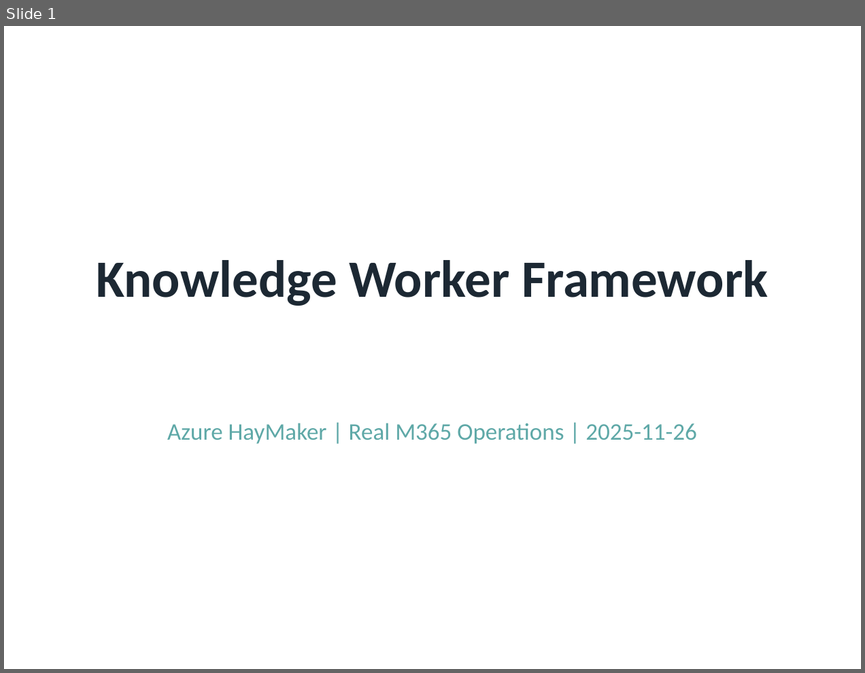
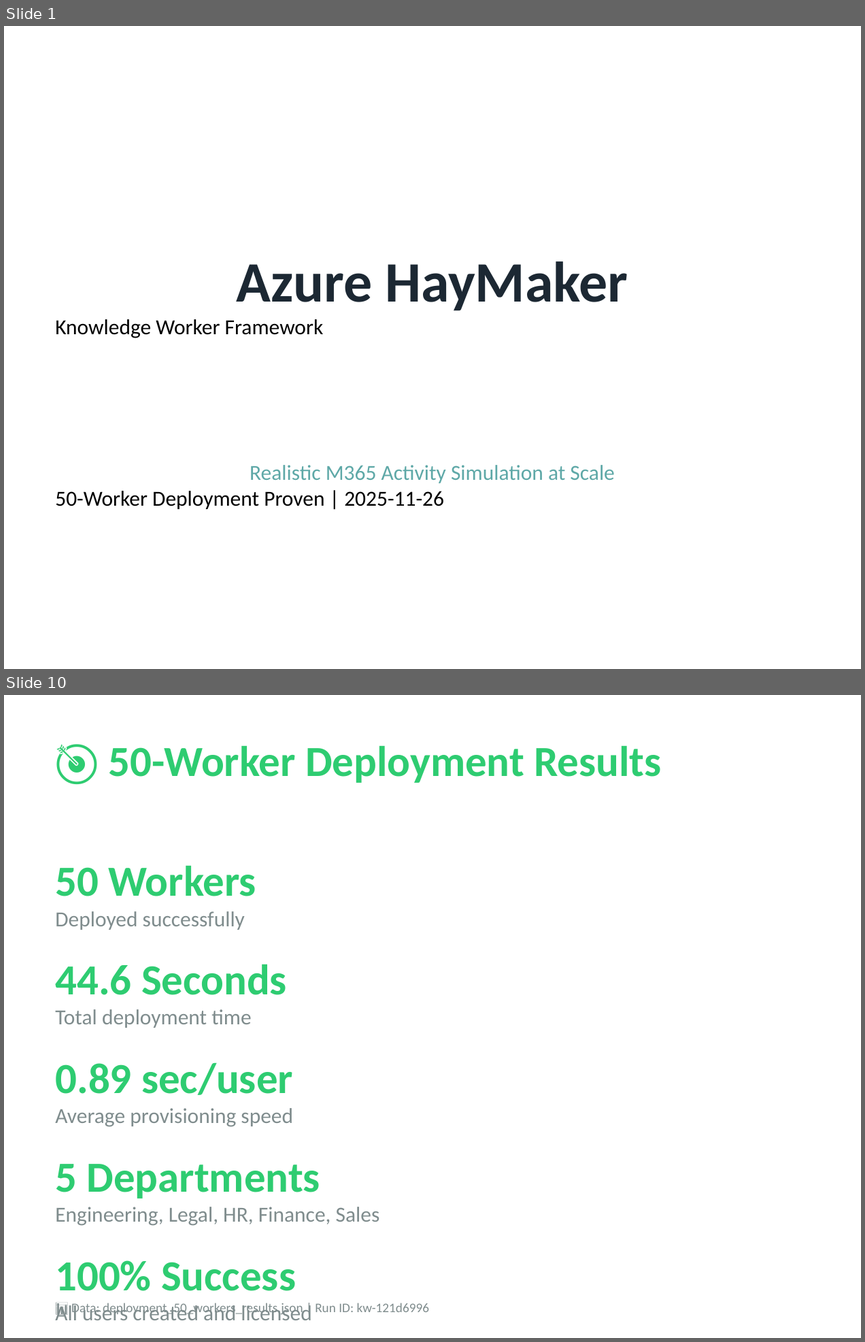
Before and after one commit to rysweet/AzureHayMaker, a slide deck: KnowledgeWorker-E2E-Evidence.pptx. Shown one above the other, each under a label of ours: slide 1 before the commit, slides 1 and 10 after it; the slides between them are not shown. The pictures are 865x673 and 865x1342 pixels, drawn with LibreOffice and Linux fonts; fonts in the diff are those of the drawing. Boxes give left, top, right and bottom in pixels: in the first picture for what was removed or moved away, otherwise in the second. Text is boxed around its words. In the diff, an @@ line names an element or a change of style, - is before the commit and + after.

```diff
--- a/KnowledgeWorker-E2E-Evidence.pptx
+++ b/KnowledgeWorker-E2E-Evidence.pptx
@@ slide 10 added at (x1=4, y1=695, x2=861, y2=1338), background #FFFFFF @@
@@ text added at (x1=108, y1=745, x2=661, y2=783), 36 pt, text #2ECC71, bold @@
+🎯 50-Worker Deployment Results
@@ text added at (x1=55, y1=865, x2=380, y2=1320), 18 pt, text #7F8C8D @@
+50 Workers
+Deployed successfully
+44.6 Seconds
+Total deployment time
+0.89 sec/user
+Average provisioning speed
+5 Departments
+Engineering, Legal, HR, Finance, Sales
+100% Success
+All users created and licensed
@@ text added at (x1=71, y1=1302, x2=430, y2=1315), 11 pt, text #7F8C8D @@
+📊 Data: deployment_50_workers_results.json | Run ID: kw-121d6996
@@ slide 1 changed as well @@
@@ text at (x1=236, y1=261, x2=628, y2=311): paragraph added @@
+Azure HayMaker
@@ text at (x1=55, y1=319, x2=324, y2=338): size 44 to 18 pt, text colour #1C2833 to #000000, bold off in "Knowledge Worker Framework"; alignment centre to left @@
@@ text at (x1=55, y1=465, x2=614, y2=509): text changed; size 20 to 18 pt @@
-Azure HayMaker | Real M365 Operations | 2025-11-26
+Realistic M365 Activity Simulation at Scale
+50-Worker Deployment Proven | 2025-11-26
```
Also in this commit, not shown: 5 other slides changed, 8 other slides added, 10 slides removed, 7 other files.
